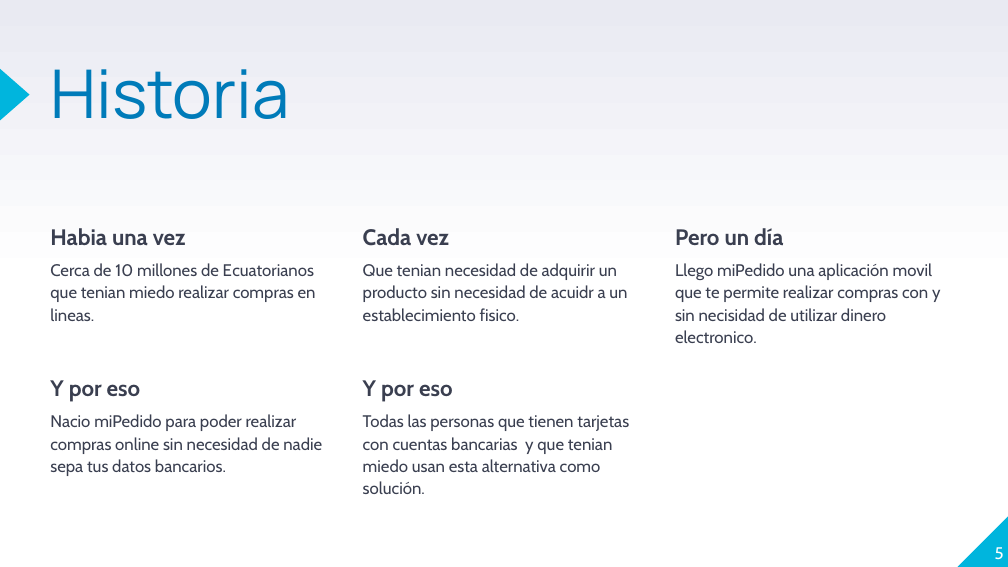
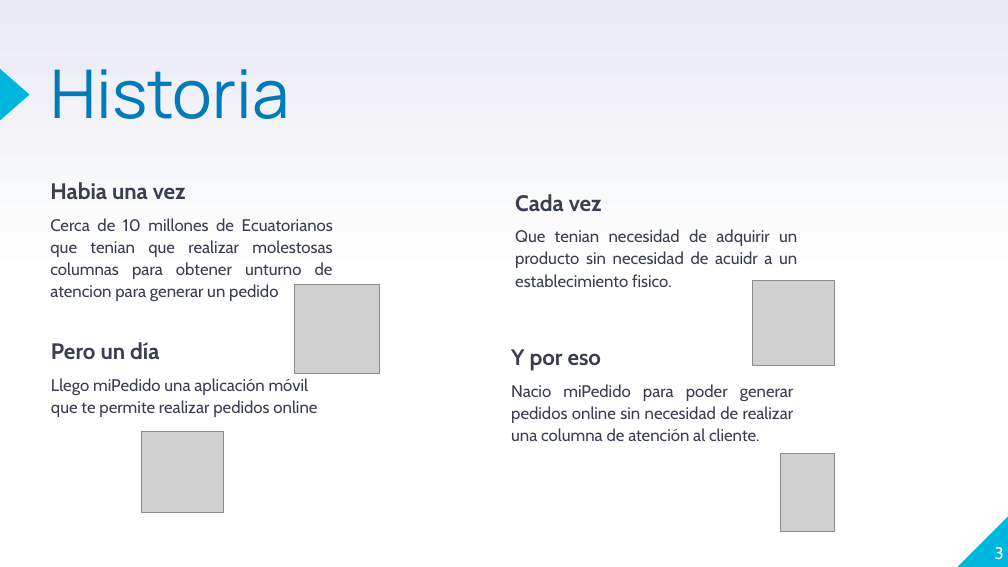
Before and after one commit to lcoronelcosta/integradora, a slide deck: slide 3 of Segundo Borrador - Luis Coronel.pptx (slide 5 before the commit). Drawn at 1008x567 pixels with LibreOffice and Linux fonts; fonts in the diff are those of the drawing; grey boxes stand for pictures. Boxes give left, top, right and bottom in pixels: in the first picture for what was removed or moved away, otherwise in the second. Text is boxed around its words. In the diff, an @@ line names an element or a change of style, - is before the commit and + after.

```diff
--- a/Segundo Borrador - Luis Coronel.pptx
+++ b/Segundo Borrador - Luis Coronel.pptx
@@ text "Habia una vez": place and size @@
-text "Habia una vez" at [50,228,316,321]
+text "Habia una vez" at [50,182,333,301]
@@ text "Cada vez": place and size @@
-text "Cada vez" at [363,228,627,321]
+text "Cada vez" at [515,194,797,287]
@@ text at [50,218,333,301]: text changed @@
-Cerca de 10 millones de Ecuatorianos que tenian miedo realizar compras en lineas.
+Cerca de 10 millones de Ecuatorianos que tenian que realizar molestosas columnas para obtener unturno de atencion para generar un pedido
@@ text at [515,229,797,287]: alignment left to justified @@
@@ picture added at [294,285,379,374] @@
@@ picture added at [753,281,835,366] @@
@@ text "Pero un día": place and size @@
-text "Pero un día" at [675,228,940,343]
+text "Pero un día" at [51,342,317,417]
@@ text "Y por eso": place and size @@
-text "Y por eso" at [50,380,322,476]
+text "Y por eso" at [511,349,794,441]
@@ text at [51,378,317,417]: text changed @@
-Llego miPedido una aplicación movil que te permite realizar compras con y sin necisidad de utilizar dinero electronico.
+Llego miPedido una aplicación móvil que te permite realizar pedidos online
@@ text removed at [363,380,629,494] @@
-Y por eso
-Todas las personas que tienen tarjetas con cuentas bancarias y que tenian miedo usan esta alternativa como solución.
@@ text at [511,384,794,441]: text changed @@
-Nacio miPedido para poder realizar compras online sin necesidad de nadie sepa tus datos bancarios.
+Nacio miPedido para poder generar pedidos online sin necesidad de realizar una columna de atención al cliente.
@@ picture added at [141,431,223,512] @@
@@ picture added at [780,454,835,531] @@
@@ page number at [995,547,1004,560]: text changed @@
-5
+3
```
Also in this commit, not shown: 13 other slides changed, 1 slide added, 2 slides removed, 5 other files.
